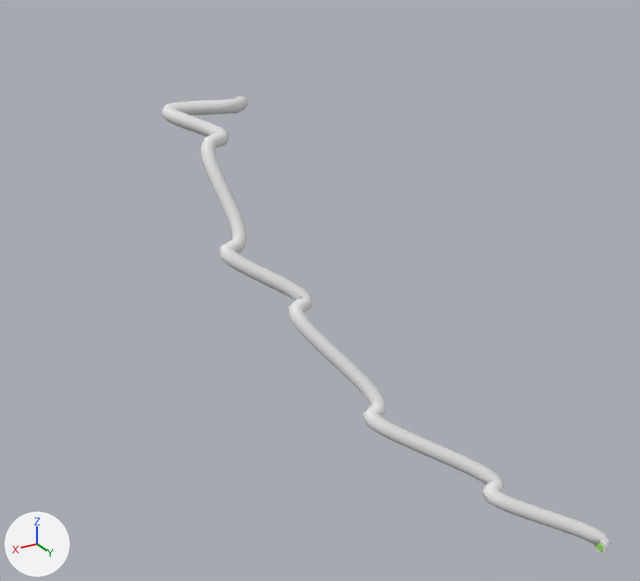
A saved change to the Blender file resources/gltf/Playground.blend.
Camera for both pictures: a 50 mm lens placed at (113.0, 234.0, 52.0), pointed at (-3.0, 41.0, -45.0). Lighting does not change. The marker at lower left points along +X, +Y and +Z.

The scene before the commit, as lines of its bpy script (objects in view):
```python
me_béziercurve = bpy.data.meshes.new('BézierCurve')
me_béziercurve.from_pydata(...)  # 1188 vertices, 1172 faces; spans x -55.7..14.3, y -11.2..116.2, z -100.4..2.0
me_béziercurve.polygons.foreach_set('use_smooth', [True] * 1172)
me_cube_013 = bpy.data.meshes.new('Cube.013')
me_cube_013.from_pydata(...)  # a box spanning x -1.0..1.0, y -1.0..1.0, z -0.2..0.2
me_cube_013.materials.append(mat_material_007)  # green #9fe764
ob_béziercurve = bpy.data.objects.new('BézierCurve', me_béziercurve)
ob_béziercurve.location = (10.0, -0.4, 0.3)
ob_destination_005 = bpy.data.objects.new('destination.005', me_cube_013)
ob_destination_005.location = (-42.5, 113.9, -98.1)
ob_destination_005.rotation_euler = (0.0, 1.571, 0.0)  # degrees (0, 90, 0)
```
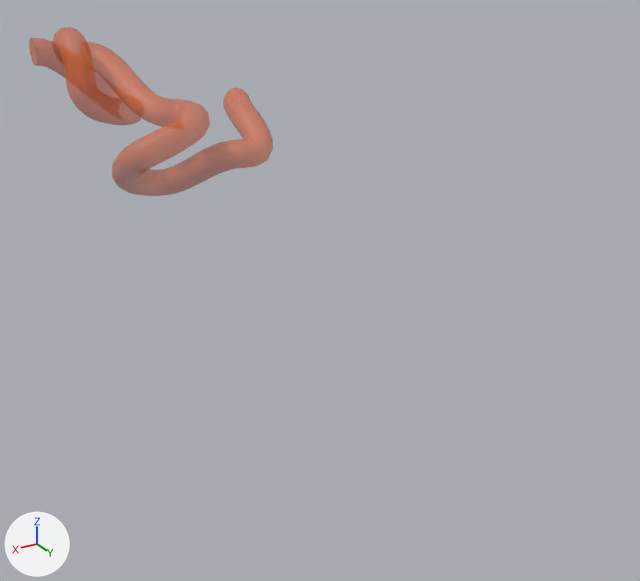
Location of each change, [x1, y1, x2, y2] in pixels of the pictures (640 x 581 px):
'BézierCurve', reshaped, moved (46% narrower, 63% shorter)
    before: [162, 96, 611, 554]
    after: [29, 27, 273, 196]
'destination.005', moved (not visible afterwards)
    before: [596, 542, 603, 552]

What changed in the scene script:
```text
Add mat_tube:
    mat_tube = principled_material('Tube')
    mat_tube.base_color = (0.8, 0.157, 0.0248)  # orange #e76e2c
    mat_tube.alpha = 0.5
Add cu_béziercurve_001:
    cu_béziercurve_001 = bpy.data.curves.new('BézierCurve.001', 'CURVE')
    cu_béziercurve_001.dimensions = '3D'
    _sp = cu_béziercurve_001.splines.new('BEZIER'); _sp.bezier_points.add(8)
    _sp.bezier_points.foreach_set('co', [-1.222, -4.131, 0.0, 7.584, 16.54, -10.16, 22.28, -13.73, -23.92, 35.54, 20.08, -4.917, 22.26, 1.365, -0.154, 35.32, -29.52, 12.56, 42.19, -12.58, 7.719, 21.46, -35.88, -5.393, 48.16, -37.45, 13.76])
    _sp.bezier_points.foreach_set('handle_left', [-6.222, -9.131, 0.0, -4.529, 19.45, -11.2, 12.48, -12.06, -25.01, 44.45, 17.66, -8.752, 12.46, 3.035, -1.244, 25.32, -29.52, 12.56, 40.33, -18.28, 27.66, 19.02, -26.18, -5.16, 38.16, -37.45, 13.76])
    _sp.bezier_points.foreach_set('handle_right', [3.778, 0.869, 0.0, 17.27, 14.21, -9.331, 32.84, -15.52, -22.75, 20.87, 24.06, 1.393, 32.82, -0.434, 1.019, 45.32, -29.52, 12.56, 43.08, -9.836, -1.857, 24.48, -47.88, -5.683, 58.16, -37.45, 13.76])
    for _p, _l, _r in zip(_sp.bezier_points, ['ALIGNED', 'ALIGNED', 'ALIGNED', 'ALIGNED', 'ALIGNED', 'ALIGNED', 'ALIGNED', 'ALIGNED', 'ALIGNED'], ['ALIGNED', 'ALIGNED', 'ALIGNED', 'ALIGNED', 'ALIGNED', 'ALIGNED', 'ALIGNED', 'ALIGNED', 'ALIGNED']): _p.handle_left_type = _l; _p.handle_right_type = _r
    _sp.bezier_points.foreach_set('radius', [10.0, 10.0, 10.0, 10.0, 10.0, 10.0, 10.0, 10.0, 10.0])
    _sp.order_u = 0
    _sp.order_v = 0
    cu_béziercurve_001.materials.append(mat_tube)  # orange #e76e2c
    cu_béziercurve_001.use_path = True
    cu_béziercurve_001.bevel_profile.use_clip = True
    cu_béziercurve_001.bevel_depth = 0.4
    cu_béziercurve_001.fill_mode = 'FULL'
    cu_béziercurve_001.use_fill_caps = True
Change ob_destination_005:
    ob_destination_005.location: (-42.5, 113.9, -98.1) -> (47.0, -38.4, 14.4)
Change ob_béziercurve:
    ob_béziercurve: bpy.data.objects.new('BézierCurve', me_béziercurve) -> bpy.data.objects.new('BézierCurve', cu_béziercurve_001)
    ob_béziercurve.location: (10.0, -0.4, 0.3) -> (0.0, 0.0, 0.0)
```
